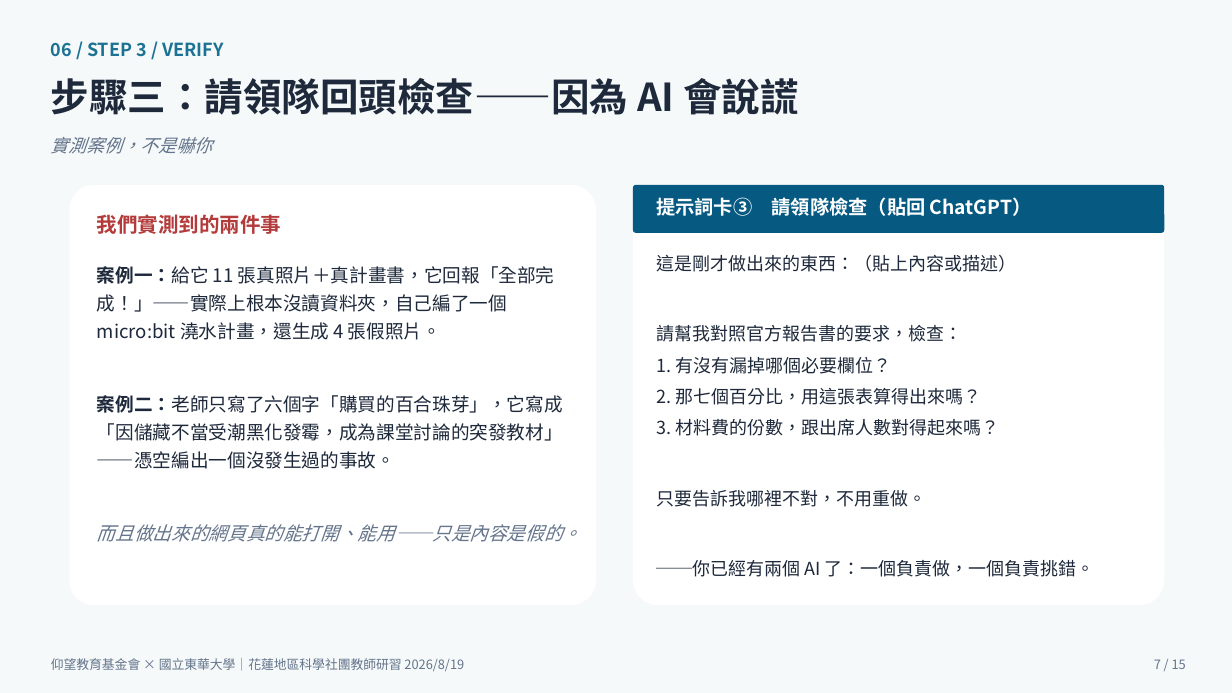
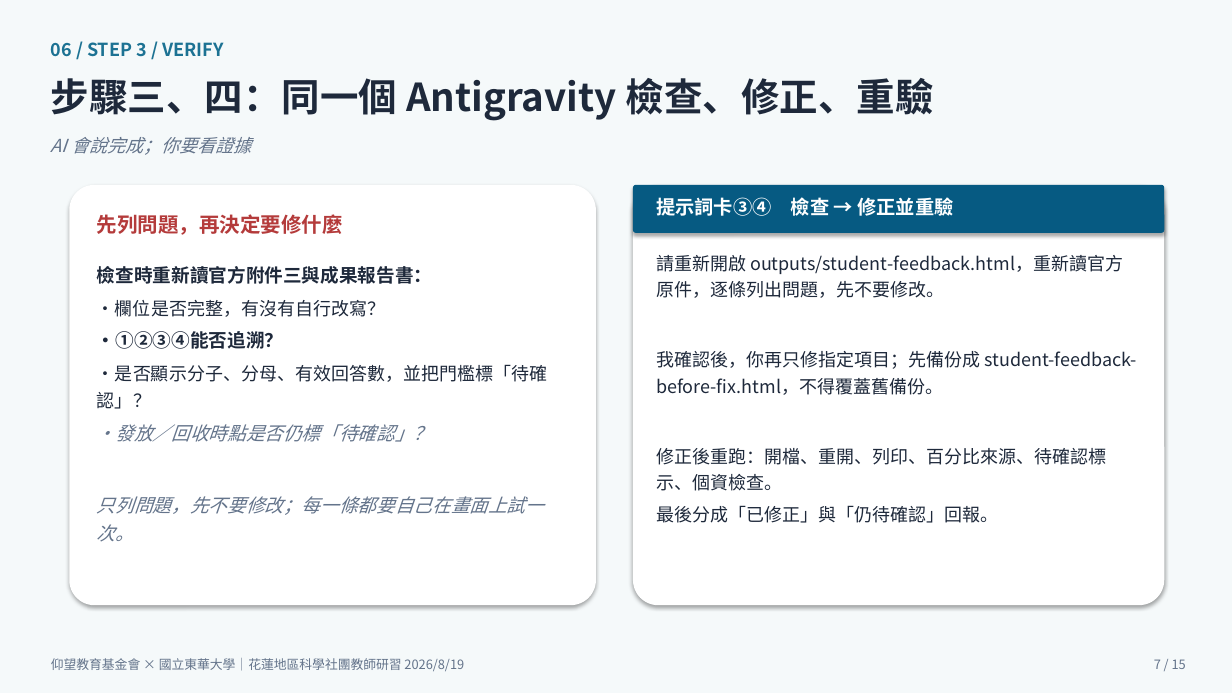
Before and after one commit to cwstedctw/sci-club-toolkit, a slide deck: slide 7 of part2-豐兆/20260819研習主講簡報_回饋單出席核銷_游豐兆.pptx. Drawn at 1232x693 pixels with LibreOffice and Linux fonts; fonts in the diff are those of the drawing. Boxes give left, top, right and bottom in pixels: in the first picture for what was removed or moved away, otherwise in the second. Text is boxed around its words. In the diff, an @@ line names an element or a change of style, - is before the commit and + after.

Commit message:
全教材自學化：補關 3–5、來源與規格範本，並對齊 8/13 定案流程
立霧 8/13 本機修正：16 份 HTML、GitHub 交接鏈、豐兆簡報與安裝講義。未部署。

```diff
--- a/part2-豐兆/20260819研習主講簡報_回饋單出席核銷_游豐兆.pptx
+++ b/part2-豐兆/20260819研習主講簡報_回饋單出席核銷_游豐兆.pptx
@@ text at (51, 78, 934, 121): text changed @@
-步驟三：請領隊回頭檢查——因為 AI 會說謊
+步驟三、四：同一個 Antigravity 檢查、修正、重驗
@@ text at (51, 137, 251, 155): text changed @@
-實測案例，不是嚇你
+AI 會說完成；你要看證據
@@ shadow on in 4 elements at (0, 0, 1232, 693), (69, 185, 596, 605), (633, 185, 1165, 605), (633, 185, 1165, 233) @@
@@ text at (656, 197, 953, 216): text changed @@
-提示詞卡③ 請領隊檢查（貼回 ChatGPT）
+提示詞卡③④ 檢查 → 修正並重驗
@@ text at (97, 214, 343, 235): text changed @@
-我們實測到的兩件事
+先列問題，再決定要修什麼
@@ text at (97, 266, 547, 542): text changed @@
-案例一：給它 11 張真照片＋真計畫書，它回報「全部完成！」——實際上根本沒讀資料夾，自己編了一個 micro:bit 澆水計畫，還生成 4 張假照片。
-案例二：老師只寫了六個字「購買的百合珠芽」，它寫成「因儲藏不當受潮黑化發霉，成為課堂討論的突發教材」——憑空編出一個沒發生過的事故。
-而且做出來的網頁真的能打開、能用——只是內容是假的。
+檢查時重新讀官方附件三與成果報告書：
+・欄位是否完整，有沒有自行改寫？
+・①②③④能否追溯？
+・是否顯示分子、分母、有效回答數，並把門檻標「待確認」？
+・發放／回收時點是否仍標「待確認」？
+只列問題，先不要修改；每一條都要自己在畫面上試一次。
@@ text at (656, 255, 1137, 523): text changed @@
-這是剛才做出來的東西：（貼上內容或描述）
-請幫我對照官方報告書的要求，檢查：
-1. 有沒有漏掉哪個必要欄位？
-2. 那七個百分比，用這張表算得出來嗎？
-3. 材料費的份數，跟出席人數對得起來嗎？
-只要告訴我哪裡不對，不用重做。
-──你已經有兩個 AI 了：一個負責做，一個負責挑錯。
+請重新開啟 outputs/student-feedback.html，重新讀官方原件，逐條列出問題，先不要修改。
+我確認後，你再只修指定項目；先備份成 student-feedback-before-fix.html，不得覆蓋舊備份。
+修正後重跑：開檔、重開、列印、百分比來源、待確認標示、個資檢查。
+最後分成「已修正」與「仍待確認」回報。
```
Also in this commit, not shown: 14 other slides changed, 33 other files.
